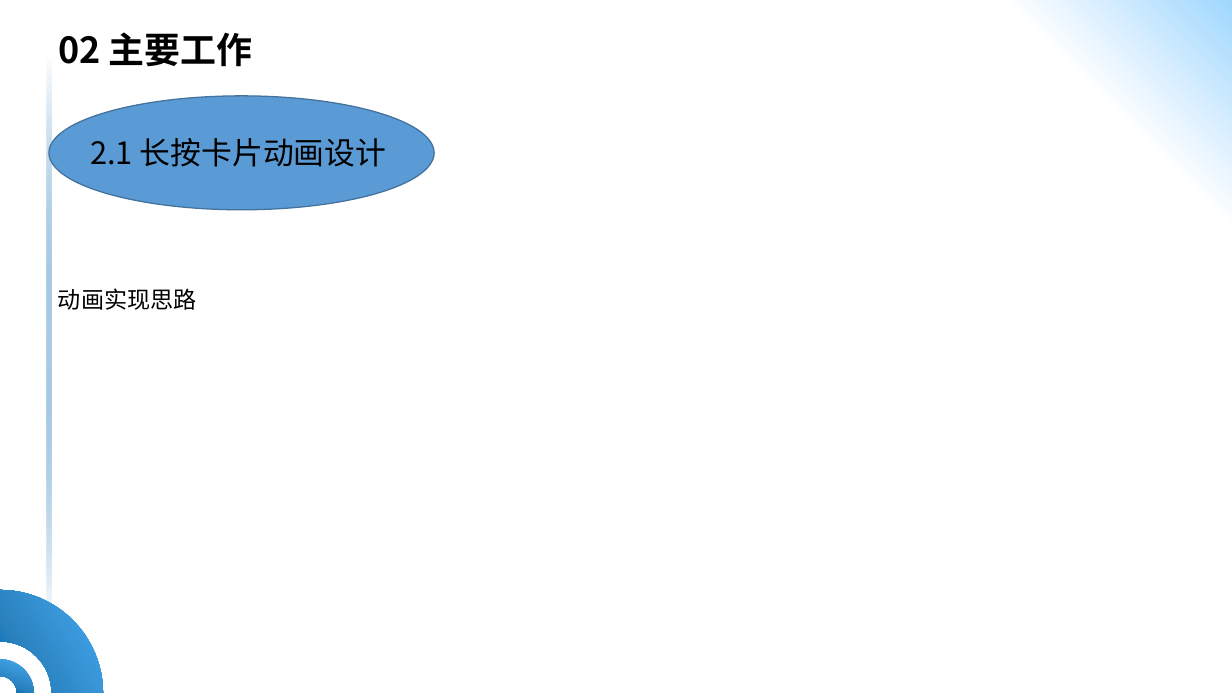
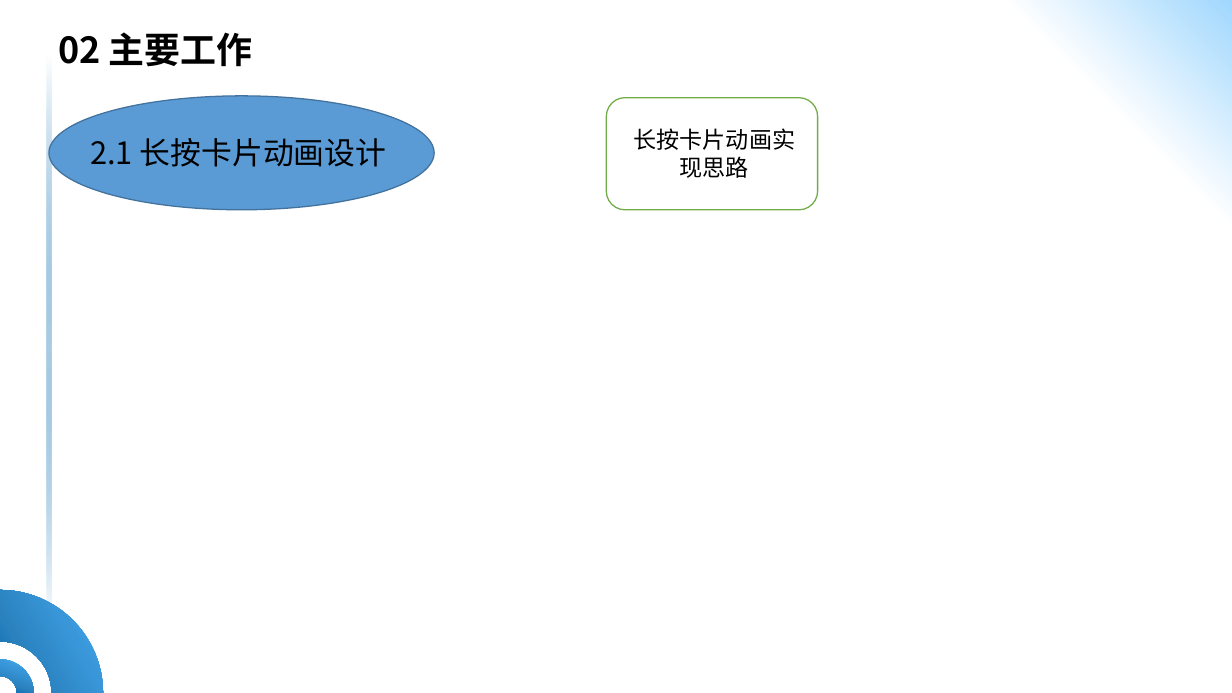
Before and after one commit to HQ-L/ppt-10.27, a slide deck: slide 23 of 答辩ppt-李慧奇.pptx (slide 9 before the commit). Drawn at 1232x693 pixels with LibreOffice and Linux fonts; fonts in the diff are those of the drawing; background and template pictures are left out. Boxes give left, top, right and bottom in pixels: in the first picture for what was removed or moved away, otherwise in the second. Text is boxed around its words. In the diff, an @@ line names an element or a change of style, - is before the commit and + after.

```diff
--- a/答辩ppt-李慧奇.pptx
+++ b/答辩ppt-李慧奇.pptx
@@ rounded rectangle added at (606, 98, 818, 210), fill #FFFFFF, outline #70AD47 1 pt @@
@@ text at (634, 128, 796, 178): text changed @@
-动画实现思路
+长按卡片动画实现思路
```
Also in this commit, not shown: 1 other slide changed, 15 slides added.
